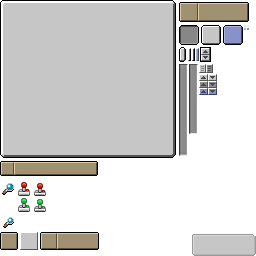
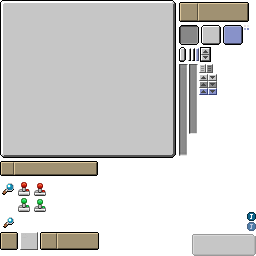
Before/after of a 256 x 256 layered artwork. What changed in the layer stack:
added layer "图层 14" above "图层 13" over [left=247, top=212, right=256, bottom=231]
